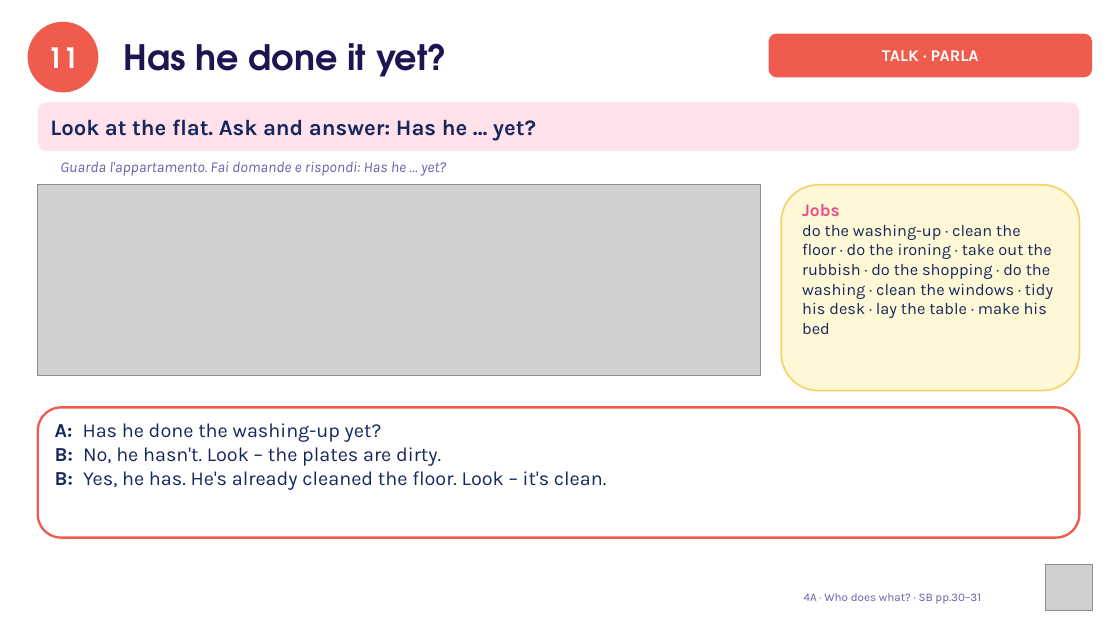
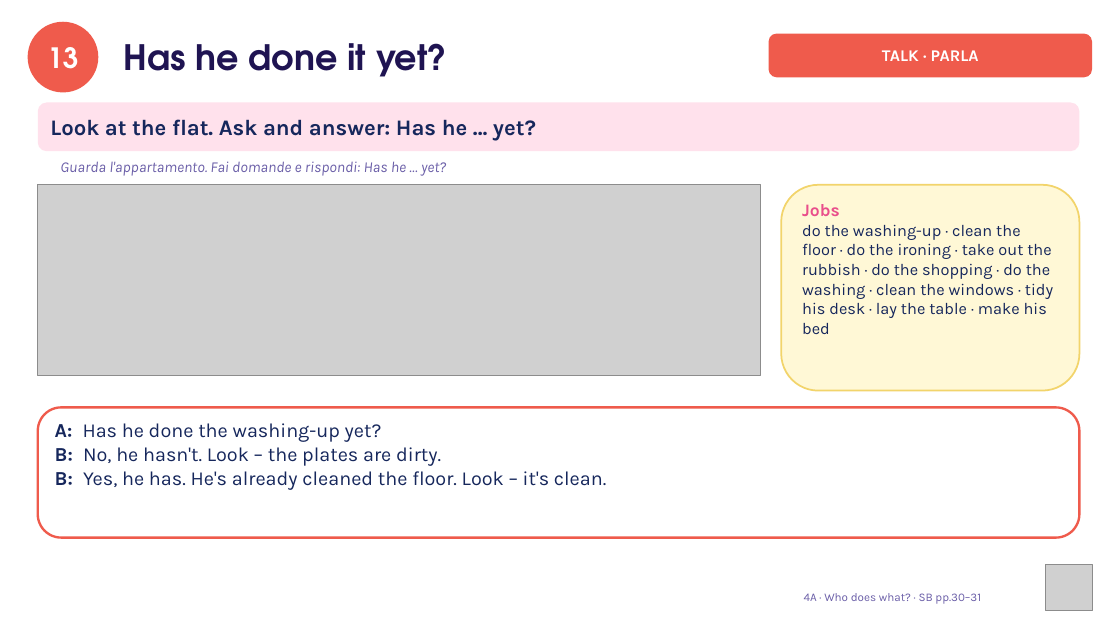
Before and after one commit to londonlanguageschool/Bagheria-, a slide deck: slide 13 of materials/A2/A2_4A_Who_does_what.pptx (slide 11 before the commit). Drawn at 1120x630 pixels with LibreOffice and Linux fonts; fonts in the diff are those of the drawing; grey boxes stand for pictures. Boxes give left, top, right and bottom in pixels: in the first picture for what was removed or moved away, otherwise in the second. Text is boxed around its words. In the diff, an @@ line names an element or a change of style, - is before the commit and + after.

```diff
--- a/materials/A2/A2_4A_Who_does_what.pptx
+++ b/materials/A2/A2_4A_Who_does_what.pptx
@@ text in ellipse at (x1=47, y1=47, x2=78, y2=69): text changed @@
-11
+13
```
Also in this commit, not shown: 10 other slides changed, 3 slides added, 1 slide removed, 3 other files.
